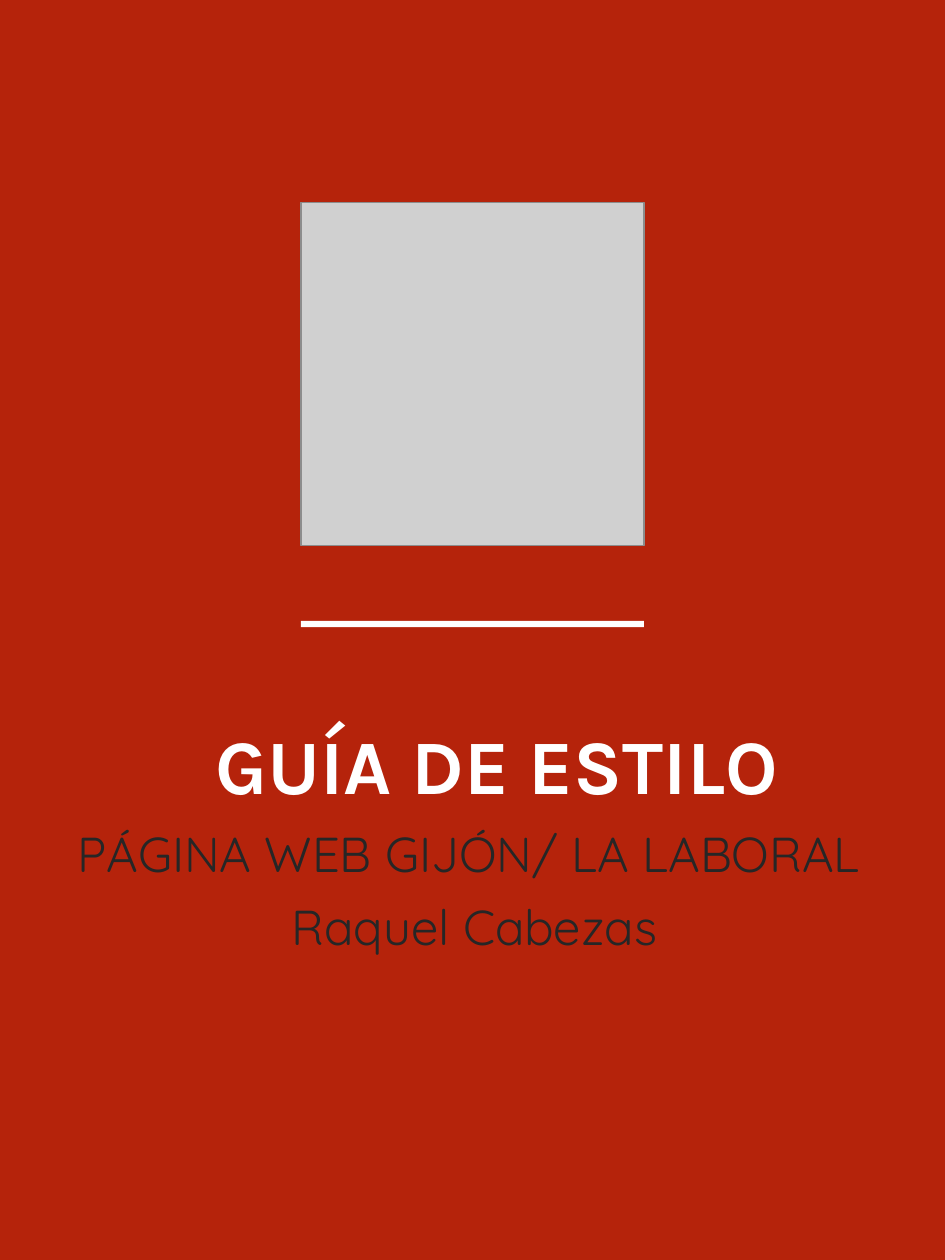
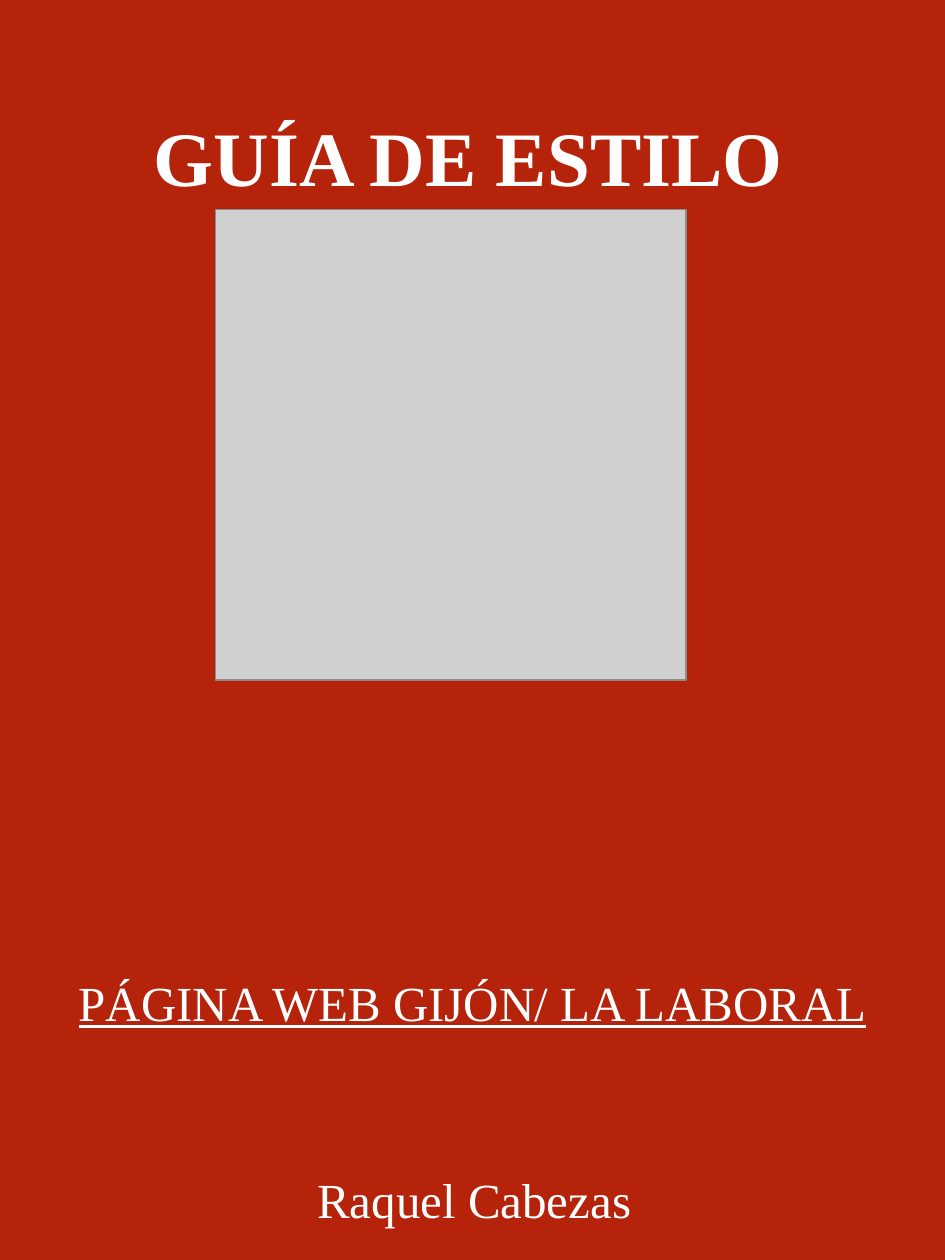
Before and after one commit to mariacl26/Ejercicios-HTML-y-CSS, a slide deck: slide 1 of EJERCICIO-SITIO-WEB_Gijon/plantilla guia de estilo.pptx. Drawn at 945x1260 pixels with LibreOffice and Linux fonts; fonts in the diff are those of the drawing; grey boxes stand for pictures. Boxes give left, top, right and bottom in pixels: in the first picture for what was removed or moved away, otherwise in the second. Text is boxed around its words. In the diff, an @@ line names an element or a change of style, - is before the commit and + after.

```diff
--- a/EJERCICIO-SITIO-WEB_Gijon/plantilla guia de estilo.pptx
+++ b/EJERCICIO-SITIO-WEB_Gijon/plantilla guia de estilo.pptx
@@ text "GUÍA DE ESTILO": place and size @@
-text "GUÍA DE ESTILO" at (215,725,778,795)
+text "GUÍA DE ESTILO" at (154,126,782,187)
@@ text "GUÍA DE ESTILO" at (154,126,782,187): font Karla to Times New Roman @@
@@ picture: place and size @@
-picture at (301,202,644,544)
+picture at (215,210,685,680)
@@ rectangle removed at (301,621,644,627) @@
@@ text "PÁGINA WEB GIJÓN/ LA LABORAL": place and size @@
-text "PÁGINA WEB GIJÓN/ LA LABORAL" at (77,830,860,879)
+text "PÁGINA WEB GIJÓN/ LA LABORAL" at (79,982,866,1028)
@@ text "PÁGINA WEB GIJÓN/ LA LABORAL" at (79,982,866,1028): font Quicksand to Times New Roman, text colour #262626 to #FFFFFF, underline on @@
@@ text "Raquel Cabezas": place and size @@
-text "Raquel Cabezas" at (292,909,657,955)
+text "Raquel Cabezas" at (317,1184,631,1228)
@@ text "Raquel Cabezas" at (317,1184,631,1228): font Quicksand to Times New Roman, text colour #262626 to #FFFFFF @@
```
Also in this commit, not shown: 1 other slide changed, 1 other file.
